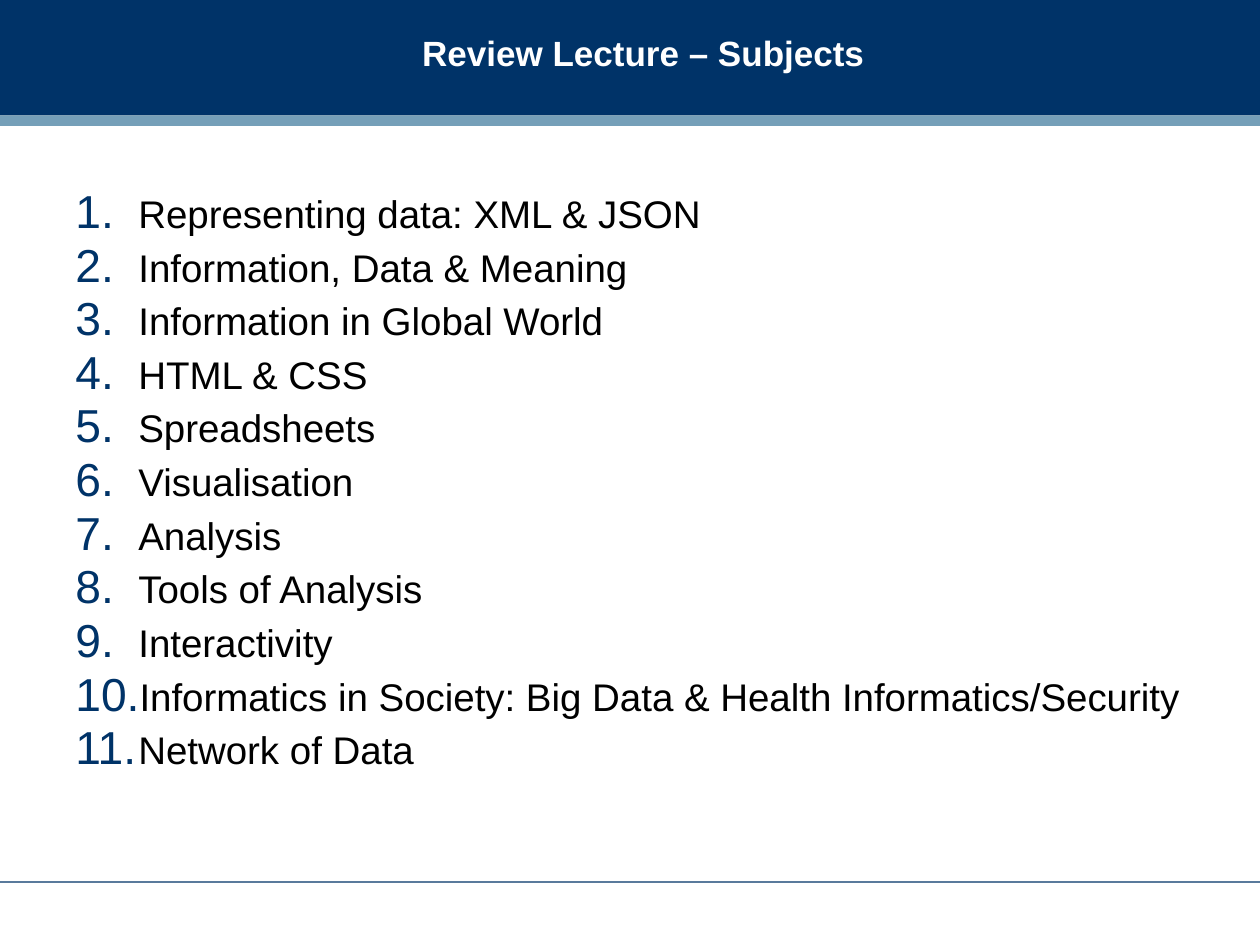
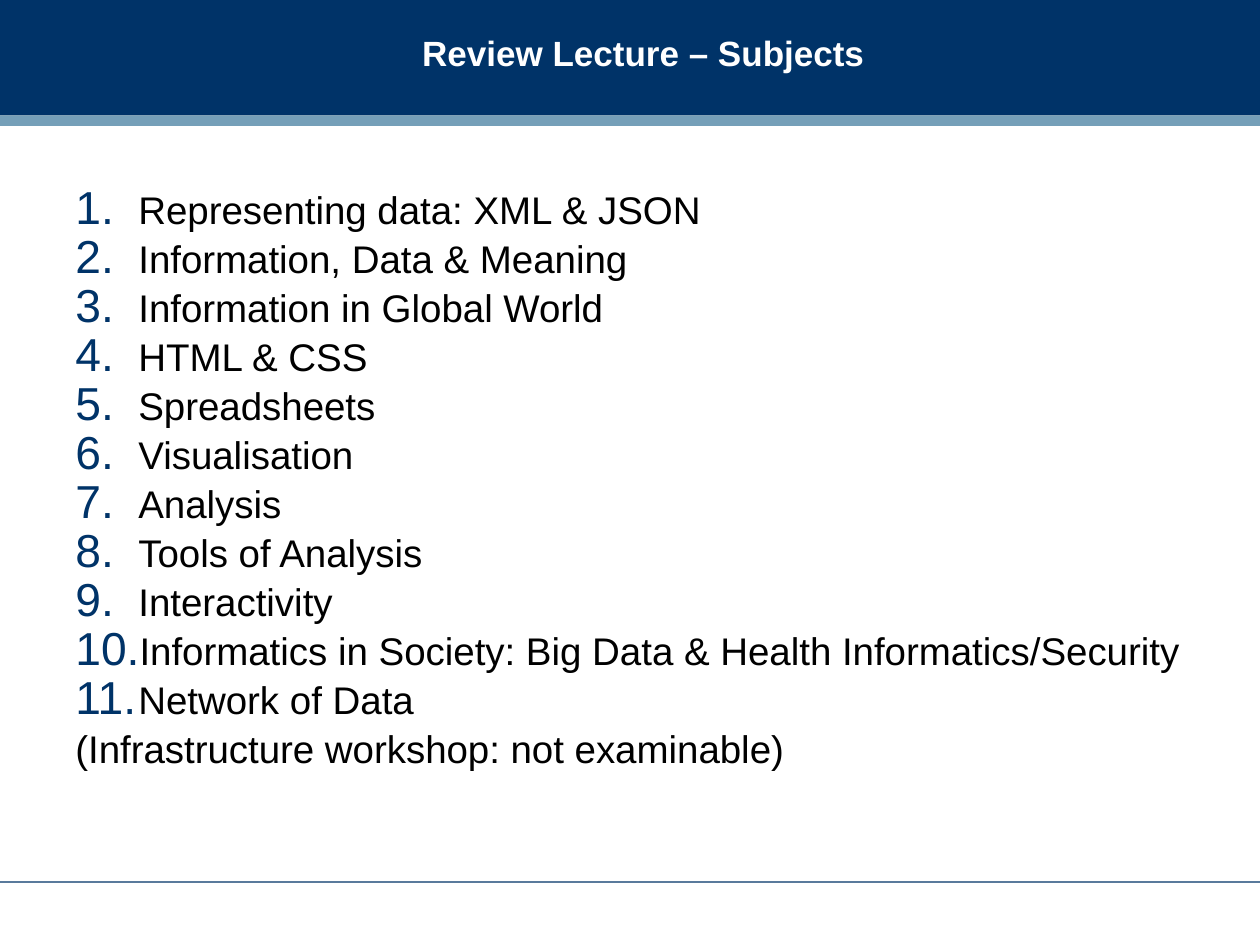
Before and after one commit to dreamind/ix, a slide deck: slide 4 of lectures/review/exam_review.ppt. Drawn at 1260x945 pixels with LibreOffice and Linux fonts; fonts in the diff are those of the drawing; background and template pictures are left out. Boxes give left, top, right and bottom in pixels: in the first picture for what was removed or moved away, otherwise in the second. Text is boxed around its words. In the diff, an @@ line names an element or a change of style, - is before the commit and + after.

Commit message:
Update review ppt

```diff
--- a/lectures/review/exam_review.ppt
+++ b/lectures/review/exam_review.ppt
@@ text at box(138, 196, 1179, 715): line spacing 0.9 to 0.8 @@
@@ text at box(75, 735, 784, 771): paragraph added @@
+(Infrastructure workshop: not examinable)
```
Also in this commit, not shown: 1 other slide changed, 1 slide removed.
